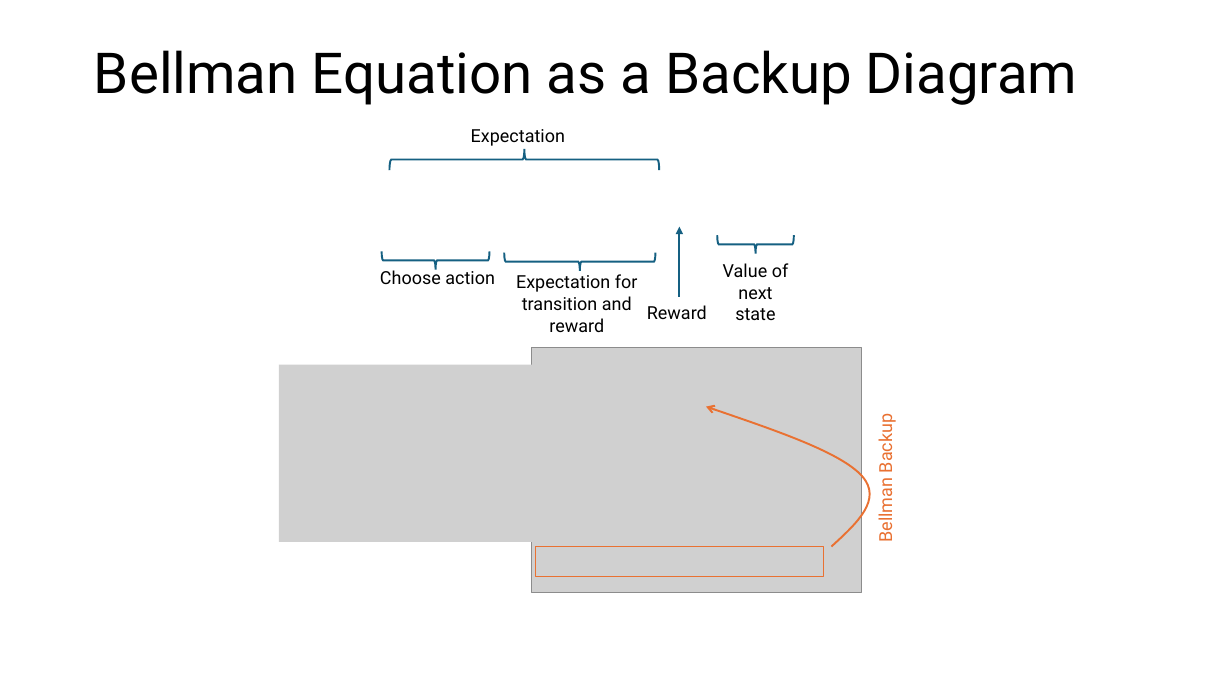
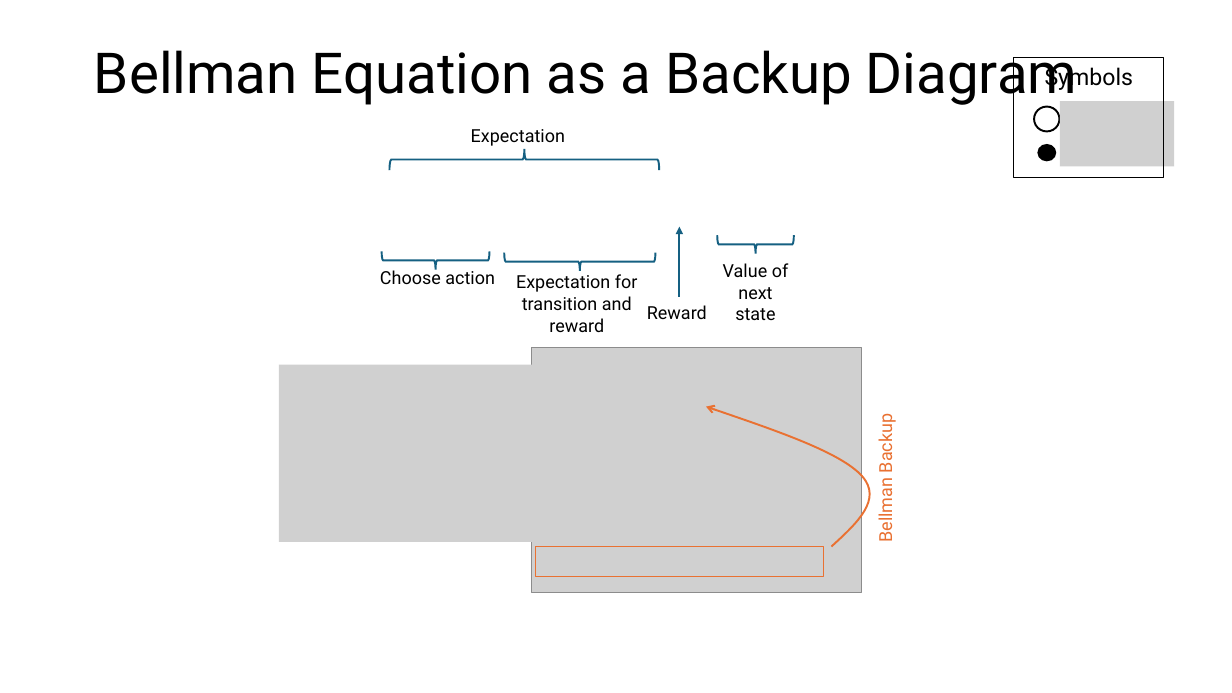
Before and after one commit to mhahsler/Introduction_to_Reinforcement_Learning, a slide deck: slide 28 of slides/Lecture_Chapter03.pptx. Drawn at 1232x693 pixels with LibreOffice and Linux fonts; fonts in the diff are those of the drawing; grey boxes stand for pictures. Boxes give left, top, right and bottom in pixels: in the first picture for what was removed or moved away, otherwise in the second. Text is boxed around its words. In the diff, an @@ line names an element or a change of style, - is before the commit and + after.

Commit message:
improved backup diagrams.

```diff
--- a/slides/Lecture_Chapter03.pptx
+++ b/slides/Lecture_Chapter03.pptx
@@ group added at [1014, 57, 1175, 177]: 2 ellipses, 1 picture, 1 rectangle @@
+Symbols
```
Also in this commit, not shown: 7 other slides changed, 1 other file.
